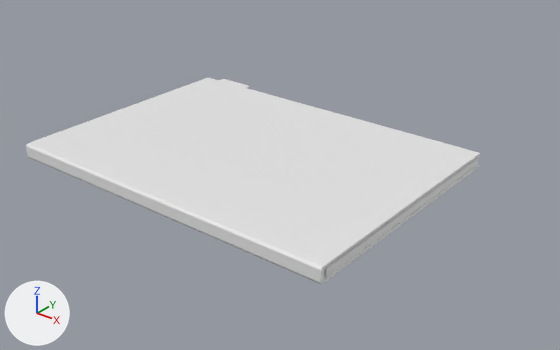
Before and after pictures for a commit that changed the FBX model The Outer Frame/Assets/Models/dossier-model.fbx.
Both versions are drawn from a 50 mm camera at (0.283, -0.336, 0.202) aimed at (0.014, 0.0, -0.007). The lights are fixed; the arrows at lower left show +X, +Y and +Z. Where no turn or scale is listed for an object, it has been applied to the vertices.

Objects in the first picture: 'dossier', 'dossier actionplanstack'.
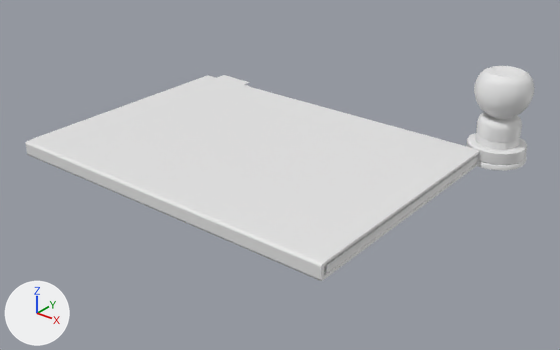
Patch to the scene script:
```diff
--- a/The Outer Frame/Assets/Models/dossier-model.fbx.py
+++ b/The Outer Frame/Assets/Models/dossier-model.fbx.py
@@ me_cylinder_001 @@
+me_cylinder_001.from_pydata(...)  # 384 vertices, 370 faces; spans x -0.0188..0.0188, y -0.0188..0.0188, z 0.0..0.0563
+me_cylinder_001.materials.append(mat_dossier_mat)  # its picture is missing
@@ me_cube_008 @@
+me_cube_008.from_pydata(...)  # 106 vertices, 101 faces; spans x -0.116..0.116, y -0.084..0.096, z -0.003..0.0
+me_cube_008.materials.append(mat_dossier_mat)  # its picture is missing
@@ ob_dossier @@
 ob_dossier = bpy.data.objects.new('dossier', me_cube_001)
-ob_dossier.location = (-0.005, -0.0036, -0.0019)
+ob_dossier.location = (-0.005, -0.0036, -0.0001)
@@ ob_dossier_actionplanstack @@
 ob_dossier_actionplanstack = bpy.data.objects.new('dossier actionplanstack', me_cube_004)
-ob_dossier_actionplanstack.location = (-0.0046, -0.0027, 0.0009)
+ob_dossier_actionplanstack.location = (-0.0046, -0.0027, 0.0027)
@@ ob_stamp @@
+ob_stamp = bpy.data.objects.new('stamp', me_cylinder_001)
+ob_stamp.location = (0.1121, 0.0925, 0.0)
@@ ob_dossier_fakebriefing @@
+ob_dossier_fakebriefing = bpy.data.objects.new('dossier fakebriefing', me_cube_008)
+ob_dossier_fakebriefing.location = (-0.0121, -0.002, 0.0061)
```

Boxes (x1, y1, x2, y2) around the edits, measured in the pictures (560 x 350 px):
'dossier', moved: before (26, 78, 480, 284); after (26, 75, 479, 281)
'stamp', added: after (466, 66, 535, 171)
'dossier actionplanstack', moved: before (324, 159, 478, 276); after (324, 157, 477, 273)
'dossier fakebriefing', added: after (217, 75, 249, 85)
